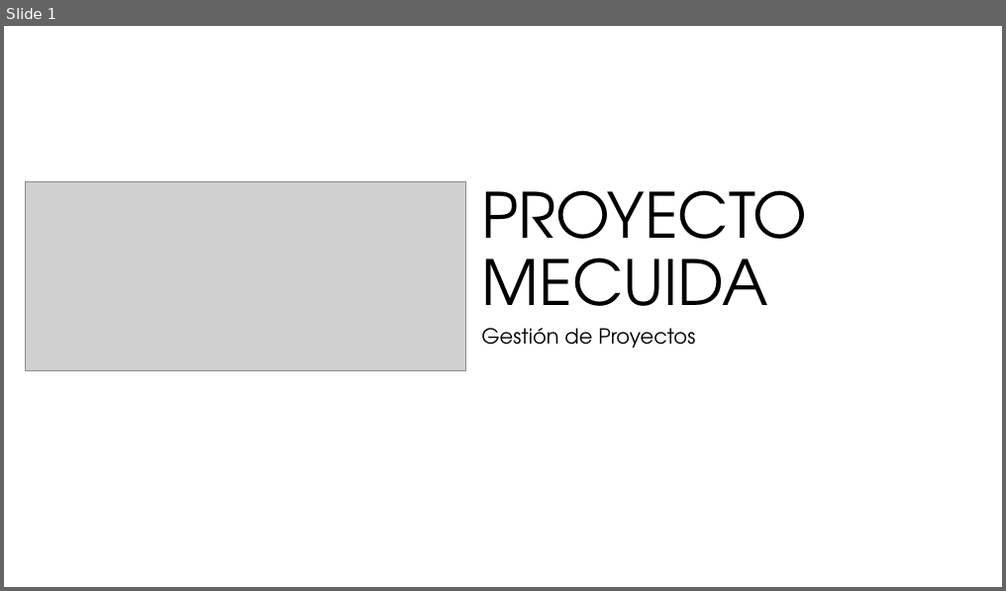
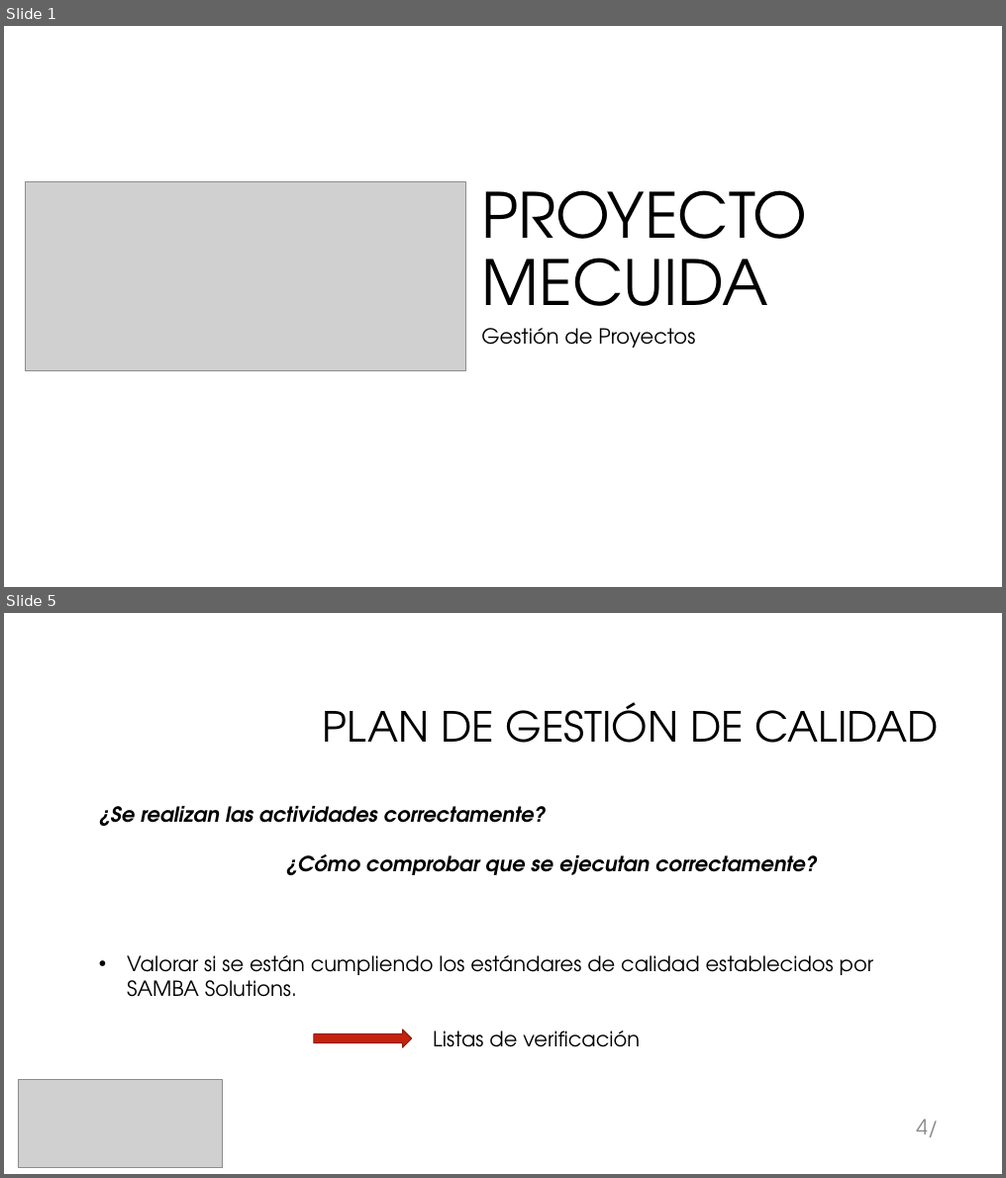
Before and after one commit to galledohm/Gestion_Proyectos, a slide deck: Documentos_generados/3. Gestion de Calidad y RRHH/Presentación3.pptx. Shown one above the other, each under a label of ours: slide 1 before the commit, slides 1 and 5 after it; the slides between them are not shown. The pictures are 1006x591 and 1006x1178 pixels, drawn with LibreOffice and Linux fonts; fonts in the diff are those of the drawing; grey boxes stand for pictures; background and template pictures are left out. Boxes give left, top, right and bottom in pixels: in the first picture for what was removed or moved away, otherwise in the second. Text is boxed around its words. In the diff, an @@ line names an element or a change of style, - is before the commit and + after.

Commit message:
Subo una presentación de otro grupo del año pasado. Además una versión nueva de la presentación nuestra de calidad&RRHH.

```diff
--- a/Documentos_generados/3. Gestion de Calidad y RRHH/Presentación3.pptx
+++ b/Documentos_generados/3. Gestion de Calidad y RRHH/Presentación3.pptx
@@ slide 5 added at [4,613,1002,1174], background #FFFFFF @@
@@ title added at [323,702,938,743], 40 pt, text #000000 @@
+PLAN DE GESTIÓN DE CALIDAD
@@ text added at [99,806,873,1048], 20 pt, text #000000 @@
+¿Se realizan las actividades correctamente?
+¿Cómo comprobar que se ejecutan correctamente?
+• Valorar si se están cumpliendo los estándares de calidad establecidos por SAMBA Solutions.
+            Listas de verificación
@@ right arrow added at [314,1030,412,1048], fill #C4220D, outline #91190A 1 pt @@
@@ picture added at [18,1080,223,1167] @@
@@ page number added at [916,1119,938,1138], 20 pt, text #8C8C8C @@
+4/
```
Also in this commit, not shown: 9 slides changed, 1 other slide added, 24 slides removed, 1 other file.
